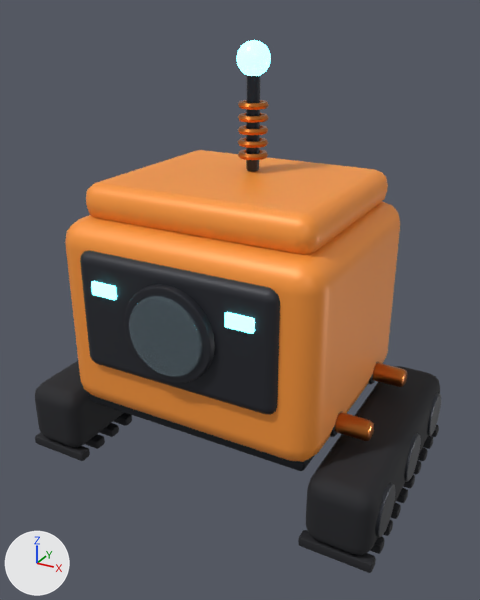
The glTF model godot-program/assets/models/robot.glb: old version first, new version second.
Camera for both pictures: a 50 mm lens placed at (0.568, -1.032, 0.835), pointed at (0.015, -0.027, 0.333). Lighting does not change. The marker at lower left points along +X, +Y and +Z. The older version comes first. Vertices at exactly the same position are counted once.

Names of what the first picture shows: 'robot'.
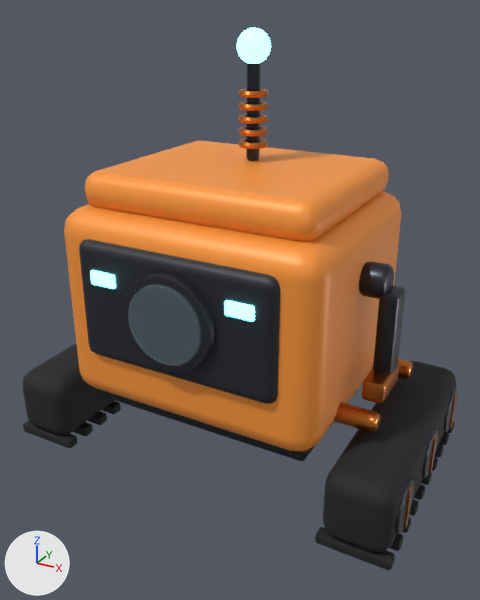
Changed parts and their boxes (x1, y1, x2, y2) in the pictures (480 x 600 px; the box of a moved part takes in the faces that stretch with it):
'robot', reshaped (7% wider)
    before: (35, 40, 441, 573)
    after: (23, 27, 457, 570)
part 1 of me_cube, moved or reshaped
    before: (65, 201, 400, 462)
    after: (64, 191, 401, 452)
part 2 of me_cube, moved or reshaped
    before: (86, 150, 388, 254)
    after: (85, 140, 389, 242)
part 3 of me_cube, moved or reshaped (mostly hidden)
    before: (88, 392, 315, 471)
    after: (87, 383, 315, 461)
part 4 of me_cube, moved or reshaped
    before: (246, 76, 260, 172)
    after: (246, 63, 261, 161)
part 5 of me_cube, moved or reshaped
    before: (427, 393, 441, 436)
    after: (444, 388, 457, 432)
part 6 of me_cube, moved or reshaped
    before: (404, 433, 421, 482)
    after: (422, 429, 438, 478)
part 7 of me_cube, moved or reshaped
    before: (375, 483, 395, 538)
    after: (395, 479, 414, 535)
part 8 of me_cube, moved or reshaped
    before: (80, 250, 280, 415)
    after: (79, 239, 280, 404)
part 9 of me_cube, moved or reshaped
    before: (124, 284, 215, 383)
    after: (124, 272, 215, 372)
part 10 of me_cube, moved or reshaped
    before: (236, 40, 271, 76)
    after: (236, 27, 271, 64)
part 11 of me_cube, moved or reshaped
    before: (238, 137, 268, 148)
    after: (238, 138, 268, 149)
part 12 of me_cube, moved or reshaped
    before: (238, 125, 268, 135)
    after: (238, 126, 269, 136)
part 13 of me_cube, moved or reshaped
    before: (238, 113, 269, 123)
    after: (238, 114, 269, 124)
part 14 of me_cube, moved or reshaped
    before: (238, 100, 269, 110)
    after: (238, 101, 269, 111)
part 15 of me_cube, moved or reshaped
    before: (238, 149, 268, 160)
    after: (238, 89, 269, 98)
part 16 of me_cube, rebuilt
    before: (35, 361, 125, 447)
    after: (23, 344, 114, 435)
part 17 of me_cube, rebuilt
    before: (306, 366, 440, 555)
    after: (323, 361, 456, 552)
part 18 of me_cube, deleted
    before: (35, 413, 439, 573)
part 19 of me_cube, built on
    before: (91, 281, 407, 441)
    after: (23, 261, 457, 570)

The change, as a list of edits to the scene's bpy script:
```text
Change me_cube:
    used by ob_robot; location = (0.0, 0.0, 0.0)
    remove me_cube.from_pydata(...)  # 4640 vertices, 9064 faces; spans x -0.365..0.365, y -0.255..0.255, z 0.0..0.785
    add me_cube.from_pydata(...)  # 4768 vertices, 9288 faces; spans x -0.398..0.398, y -0.255..0.255, z 0.02..0.805
    me_cube part 1: the loose piece of 96 vertices spanning x -0.25..0.25, y -0.22..0.22, z 0.14..0.5 is moved by (0.0, 0.0, 0.02)
    me_cube part 2: the loose piece of 96 vertices spanning x -0.22..0.22, y -0.18..0.2, z 0.49..0.56 is moved by (0.0, 0.0, 0.02)
    me_cube part 3: the loose piece of 56 vertices spanning x -0.23..0.23, y -0.2..0.2, z 0.13..0.17 is moved by (0.0, 0.0, 0.02)
    me_cube part 4: the loose piece of 72 vertices spanning x -0.012..0.012, y 0.038..0.062, z 0.56..0.74 is moved by (0.0, 0.0, 0.02)
    me_cube part 5: the loose piece of 120 vertices spanning x 0.345..0.365, y 0.115..0.205, z 0.035..0.125 is moved by (0.03, 0.0, 0.02)
    me_cube part 6: the loose piece of 120 vertices spanning x 0.345..0.365, y -0.045..0.045, z 0.035..0.125 is moved by (0.03, 0.0, 0.02)
    me_cube part 7: the loose piece of 120 vertices spanning x 0.345..0.365, y -0.205..-0.115, z 0.035..0.125 is moved by (0.03, 0.0, 0.02)
    me_cube part 8: the loose piece of 86 vertices spanning x -0.19..0.19, y -0.235..-0.195, z 0.24..0.46 is moved by (0.0, 0.0, 0.02)
    me_cube part 9: the loose piece of 192 vertices spanning x -0.085..0.085, y -0.248..-0.228, z 0.265..0.435 is moved by (0.0, 0.0, 0.02)
    me_cube part 10: the loose piece of 114 vertices spanning x -0.03..0.03, y 0.02..0.08, z 0.725..0.785 is moved by (0.0, 0.0, 0.02)
    me_cube part 11: the loose piece of 96 vertices spanning x -0.028..0.028, y 0.022..0.078, z 0.607..0.617 is moved by (0.0, 0.0, -0.002)
    me_cube part 12: the loose piece of 96 vertices spanning x -0.028..0.028, y 0.022..0.078, z 0.629..0.639 is moved by (0.0, 0.0, -0.002)
    me_cube part 13: the loose piece of 96 vertices spanning x -0.028..0.028, y 0.022..0.078, z 0.651..0.661 is moved by (0.0, 0.0, -0.002)
    me_cube part 14: the loose piece of 96 vertices spanning x -0.028..0.028, y 0.022..0.078, z 0.673..0.683 is moved by (0.0, 0.0, -0.002)
    me_cube part 15: the loose piece of 96 vertices spanning x -0.028..0.028, y 0.022..0.078, z 0.585..0.595 is moved by (0.0, 0.0, 0.108)
    me_cube part 16: the loose piece of 96 vertices spanning x -0.36..-0.24, y -0.23..0.23, z 0.015..0.145 is rebuilt with 96 vertices and now spans x -0.39..-0.27, y -0.23..0.23, z 0.035..0.165
    me_cube part 17: the loose piece of 96 vertices spanning x 0.24..0.36, y -0.23..0.23, z 0.015..0.145 is rebuilt with 96 vertices and now spans x 0.27..0.39, y -0.23..0.23, z 0.035..0.165
    me_cube part 18: 22 loose pieces with 1264 vertices, spanning x -0.365..0.365, y -0.226..0.222, z 0.0..0.208, are deleted
    me_cube part 19: 10 vertices moved within x -0.154..0.154, y -0.24..-0.232, z 0.301..0.419; 726 vertices removed from x -0.155..0.31, y -0.255..0.128, z 0.152..0.42; 2094 vertices added at x -0.395..0.398, y -0.255..0.222, z 0.02..0.45
    other edits to the shape of me_cube do not show in these pictures
```
